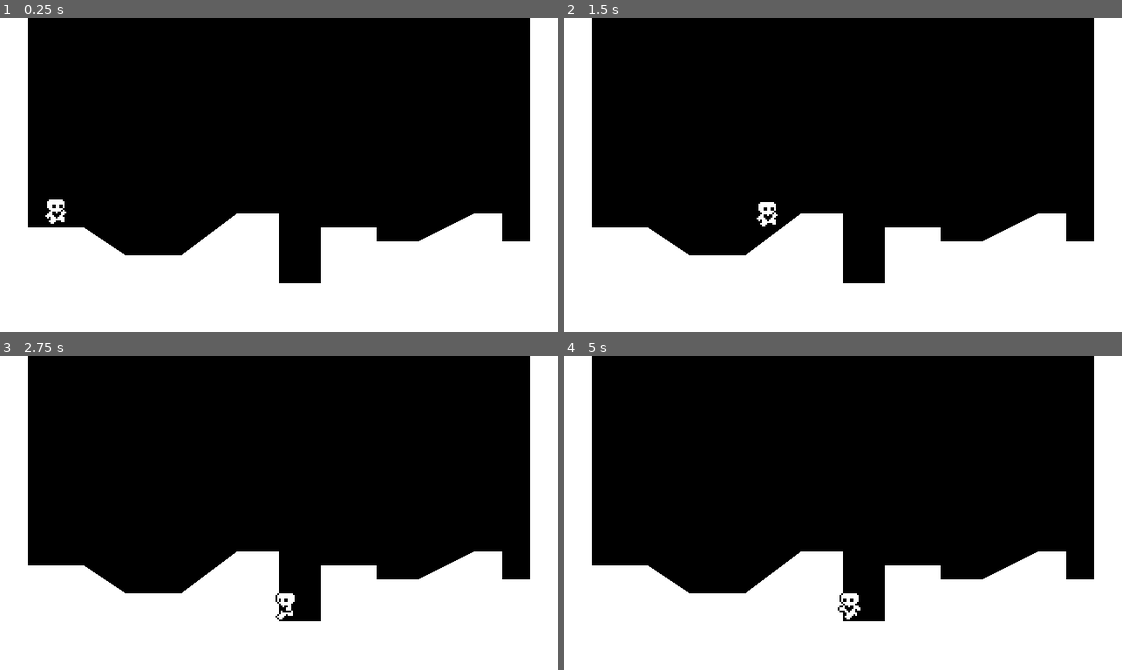
Above: before the commit, frames 1-4 (two rows, left to right).
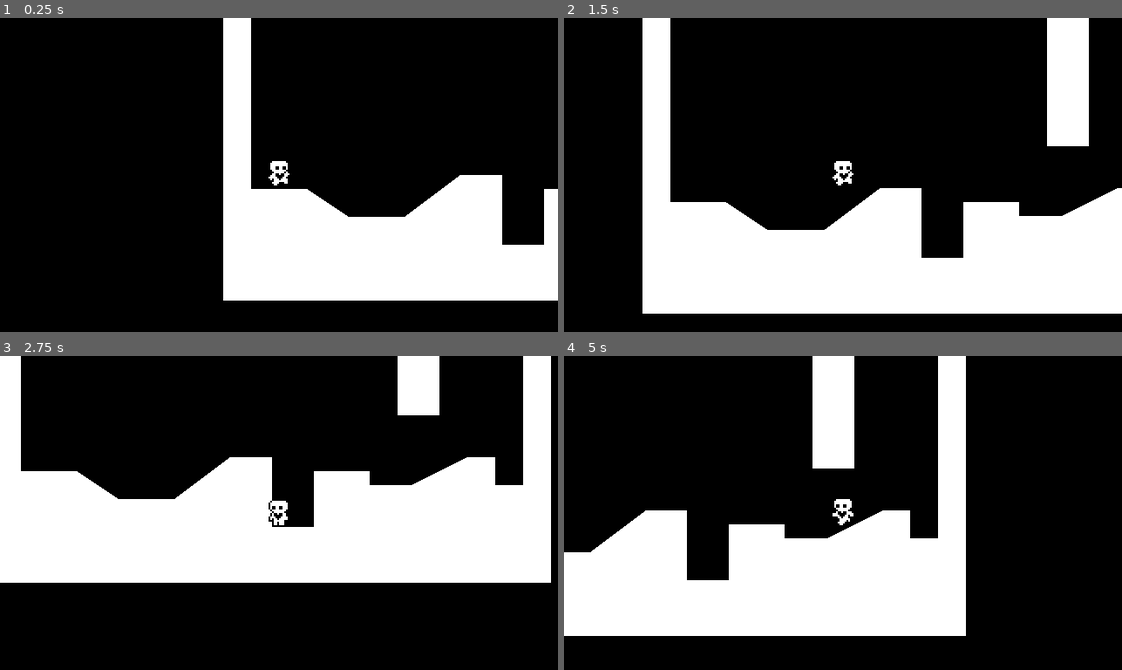
Above: after the commit, the same moments.

Repository: Reign-Beaux/HeartPlatformer
Game: Godot game, scene res://world.tscn
Same seed, same stepped clock (60 frames per second), same inputs: the game is played once before the commit and once after it.
Inputs:
- Up to frame 1 (0.25 s): no input
- Up to frame 2 (1.5 s): tap Enter (ui_accept) at 0.5, 0.6, 0.77, 1.07, 1.35 s; hold Right (ui_right) from 0.53 s (still down)
- Up to frame 3 (2.75 s): tap Enter (ui_accept) at 1.52, 1.82, 2.1 s; release Right (ui_right) at 2.03 s; hold Left (ui_left) from 2.03 s (still down)
- Up to frame 4 (5 s): release Left (ui_left) at 2.78 s; hold Right (ui_right) 2.78-4.28 s; tap Enter (ui_accept) at 2.85, 3.02, 3.32, 3.6, 3.77, 4.07, 4.35, 4.52, 4.82 s; hold Left (ui_left) from 4.28 s (still down)

The runs differ from the first frame. In frame 1, 33% of the frame differs, in the area x 0-100%, y 0-100%; in frame 2, 31%; in frame 3, 56%; in frame 4, 39%.

Commit message:
Salto de pared

Diff:
--- a/player.gd
+++ b/player.gd
@@ -6,11 +6,13 @@
 @onready var coyote_jump_timer: Timer = $CoyoteJumpTimer
 
 var air_jump = false
+var just_wall_jumped = false
 var gravity: int = ProjectSettings.get_setting("physics/2d/default_gravity")
 
 func _physics_process(delta: float) -> void:
 	var horizontal_input := Input.get_axis("ui_left", "ui_right")
 	apply_gravity(delta)
+	handle_wall_jump()
 	handle_jump()
 	handle_acceleration(horizontal_input, delta)
 	handle_air_acceleration(horizontal_input, delta)
@@ -22,18 +24,35 @@
 	var just_left_ledge = was_on_floor and not is_on_floor() and velocity.y >= 0
 	if just_left_ledge:
 		coyote_jump_timer.start()
+	just_wall_jumped = false
 
 func apply_gravity(delta: float) -> void:
 	if not is_on_floor():
 		velocity.y += gravity * movement_data.GRAVITY_SCALE * delta
 
+func handle_wall_jump():
+	if not is_on_wall_only():
+		return
+
+	var wall_normal = get_wall_normal()
+	if Input.is_action_just_pressed("ui_accept"):
+		velocity.x = wall_normal.x * movement_data.SPEED
+		velocity.y = movement_data.JUMP_VELOCITY
+		just_wall_jumped = true
+
 func handle_jump() -> void:
+	if is_on_floor():
+		air_jump = true
+
 	if is_on_floor() or coyote_jump_timer.time_left > 0.0:
 		if  Input.is_action_just_pressed("ui_accept"):
 			velocity.y = movement_data.JUMP_VELOCITY
 	if not is_on_floor():
 		if Input.is_action_just_released("ui_accept") and velocity.y < movement_data.JUMP_VELOCITY / 2:
 			velocity.y = movement_data.JUMP_VELOCITY / 2
+		if Input.is_action_just_pressed("ui_accept") and air_jump and not just_wall_jumped:
+			velocity.y = movement_data.JUMP_VELOCITY * 0.8
+			air_jump = false
 
 func handle_acceleration(horizontal_input: float, delta: float):
 	if not is_on_floor():
--- a/player.tscn
+++ b/player.tscn
@@ -100,3 +100,6 @@
 [node name="CoyoteJumpTimer" type="Timer" parent="."]
 wait_time = 0.1
 one_shot = true
+
+[node name="Camera2D" type="Camera2D" parent="."]
+position = Vector2(0, -8)
--- a/world.tscn
+++ b/world.tscn
@@ -1,7 +1,10 @@
-[gd_scene load_steps=3 format=3 uid="uid://ih0xi7swj1xs"]
+[gd_scene load_steps=4 format=3 uid="uid://ih0xi7swj1xs"]
 
 [ext_resource type="Script" path="res://world.gd" id="1_xuf23"]
 [ext_resource type="PackedScene" uid="uid://d2rxarjrd63lv" path="res://player.tscn" id="2_34kgs"]
+
+[sub_resource type="RectangleShape2D" id="RectangleShape2D_u3yf4"]
+size = Vector2(24, 88)
 
 [node name="World" type="Node2D"]
 script = ExtResource("1_xuf23")
@@ -15,3 +18,14 @@
 
 [node name="Player" parent="." instance=ExtResource("2_34kgs")]
 position = Vector2(32, 96)
+
+[node name="StaticBody2D2" type="StaticBody2D" parent="."]
+
+[node name="CollisionShape2D" type="CollisionShape2D" parent="StaticBody2D2"]
+position = Vector2(244, 44)
+shape = SubResource("RectangleShape2D_u3yf4")
+
+[node name="ColorRect" type="ColorRect" parent="StaticBody2D2"]
+offset_left = 232.0
+offset_right = 256.0
+offset_bottom = 88.0
